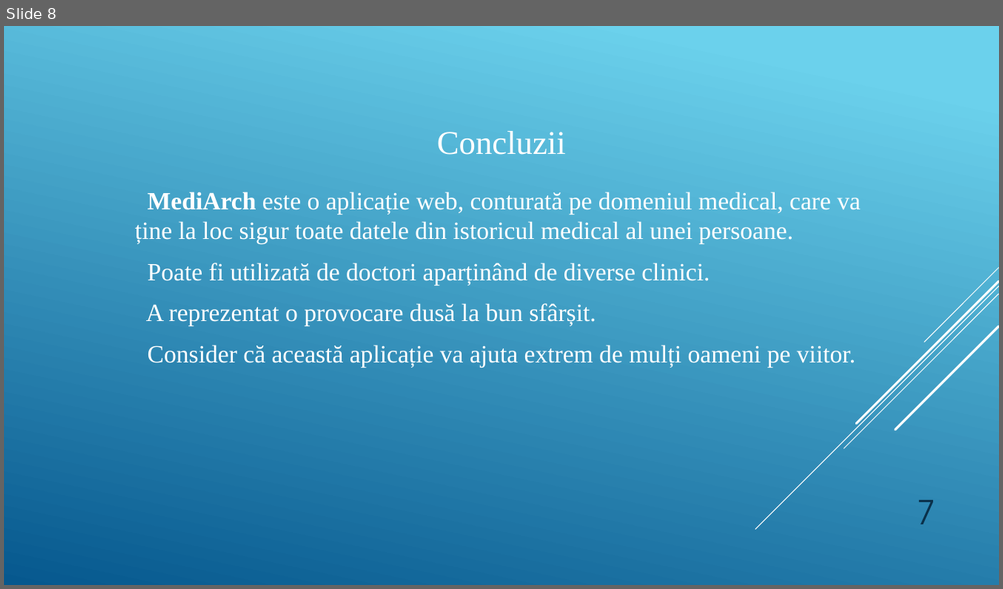
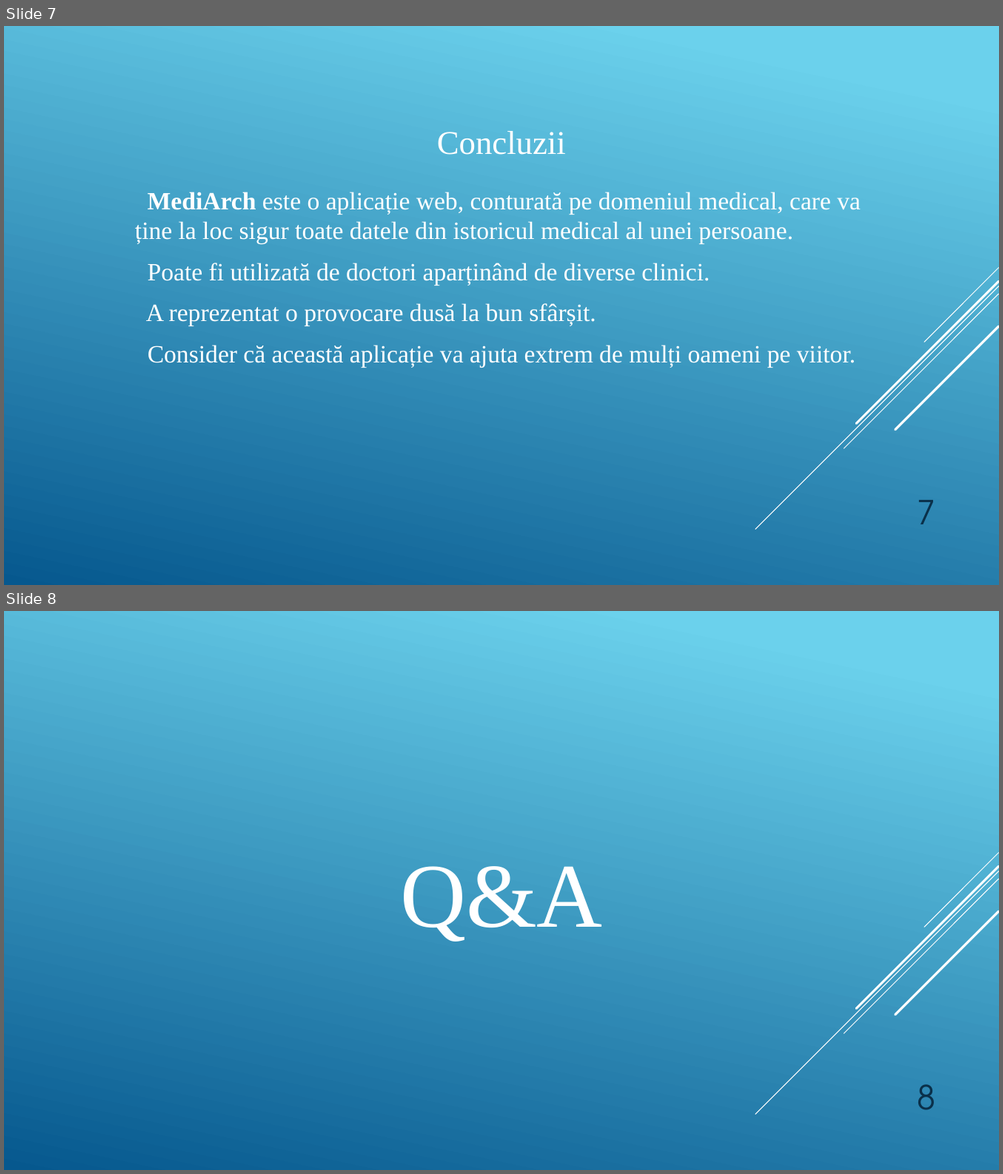
Before and after one commit to GeoMoro/Licenta-MediArch, a slide deck: Prezentare/MediArch.pptx. Shown one above the other, each under a label of ours: slide 8 before the commit, slides 7 and 8 after it. The pictures are 1003x589 and 1003x1174 pixels, drawn with LibreOffice and Linux fonts; fonts in the diff are those of the drawing. Boxes give left, top, right and bottom in pixels: in the first picture for what was removed or moved away, otherwise in the second. Text is boxed around its words. In the diff, an @@ line names an element or a change of style, - is before the commit and + after.

```diff
--- a/Prezentare/MediArch.pptx
+++ b/Prezentare/MediArch.pptx
@@ slide 8 added at box(4, 611, 999, 1170), background gradient #6ED2EB to #06588E; not listed: 5 template elements that a slide beside it also shows @@
@@ title added at box(400, 866, 603, 942), 88 pt, text #FFFFFF @@
+Q&A
@@ text added at box(916, 1085, 935, 1111), 32 pt, text #0A304A @@
+8
@@ what was slide 8 is now slide 7 @@
```
Also in this commit, not shown: 5 slides changed, 1 slide removed, 5 other files.
